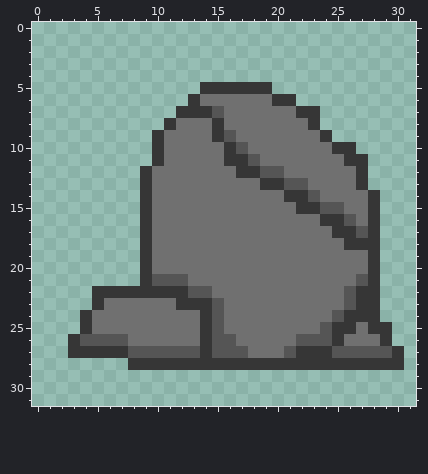
File history of a pixel-art sprite, Proof of Concept/PoC/sprites/spr_rock_node/layers/b274fe1e-532d-4339-9050-ca90fbf64e51/eb353e55-fba6-430d-a3e1-95862c7fd60a.png. Above is the file before it was changed.
The file is 32x32 pixels.
Once edited:
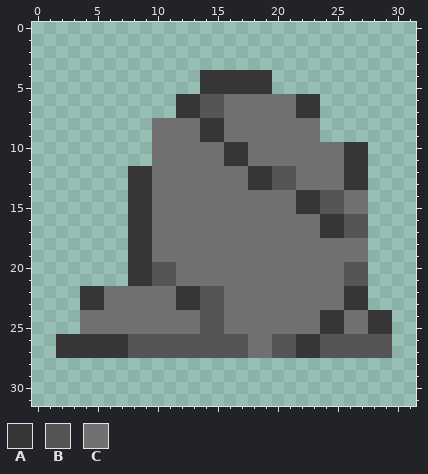
Palette (. is transparent): A #363636  B #555555  C #707070
The edit:
{"y":4,"x":14,"old":"......","new":"AAAAAA"}
{"y":6,"x":12,"old":".","new":"A"}
{"y":6,"x":14,"old":"CC","new":"BB"}
{"y":6,"x":20,"old":"AA..","new":"CCAA"}
{"y":7,"x":14,"old":"A","new":"B"}
{"y":8,"x":10,"old":".A","new":"CC"}
{"y":8,"x":14,"old":"C","new":"A"}
{"y":8,"x":23,"old":"A","new":"C"}
{"y":9,"x":10,"old":"A","new":"C"}
{"y":9,"x":14,"old":"C","new":"A"}
{"y":9,"x":16,"old":"B","new":"C"}
{"y":9,"x":24,"old":"A","new":"."}
{"y":10,"x":10,"old":"A","new":"C"}
{"y":10,"x":17,"old":"B","new":"A"}
{"y":10,"x":25,"old":"A","new":"C"}
{"y":10,"x":27,"old":".","new":"A"}
{"y":11,"x":10,"old":"A","new":"C"}
{"y":11,"x":18,"old":"B","new":"C"}
{"y":12,"x":8,"old":".","new":"A"}
{"y":12,"x":17,"old":"A","new":"C"}
{"y":12,"x":19,"old":"B","new":"A"}
{"y":12,"x":21,"old":"C","new":"B"}
{"y":12,"x":26,"old":"C","new":"A"}
{"y":13,"x":8,"old":".","new":"A"}
{"y":13,"x":18,"old":"C","new":"A"}
{"y":13,"x":20,"old":"A","new":"B"}
{"y":13,"x":22,"old":"B","new":"C"}
{"y":13,"x":26,"old":"C","new":"A"}
{"y":14,"x":8,"old":".","new":"A"}
{"y":14,"x":21,"old":"A","new":"C"}
{"y":14,"x":23,"old":"BCC","new":"ABB"}
{"y":14,"x":28,"old":"A","new":"."}
{"y":15,"x":8,"old":".","new":"A"}
{"y":15,"x":28,"old":"A","new":"."}
{"y":16,"x":8,"old":".","new":"A"}
{"y":16,"x":27,"old":"CA","new":"B."}
{"y":17,"x":8,"old":".","new":"A"}
{"y":17,"x":24,"old":"C","new":"A"}
{"y":17,"x":26,"old":"A","new":"B"}
{"y":17,"x":28,"old":"A","new":"."}
{"y":18,"x":8,"old":".","new":"A"}
{"y":18,"x":26,"old":"AAA","new":"CC."}
{"y":19,"x":8,"old":".","new":"A"}
{"y":19,"x":28,"old":"A","new":"."}
{"y":20,"x":8,"old":".","new":"A"}
{"y":20,"x":10,"old":"CC","new":"BB"}
{"y":20,"x":26,"old":"CCA","new":"BB."}
{"y":21,"x":8,"old":".","new":"A"}
{"y":21,"x":12,"old":"B","new":"C"}
{"y":21,"x":26,"old":"C","new":"B"}
{"y":21,"x":28,"old":"A","new":"."}
{"y":22,"x":4,"old":".","new":"A"}
{"y":22,"x":6,"old":"AAAAAA","new":"CCCCCC"}
{"y":22,"x":13,"old":"B","new":"A"}
{"y":22,"x":15,"old":"C","new":"B"}
{"y":22,"x":26,"old":"B","new":"A"}
{"y":22,"x":28,"old":"A","new":"."}
{"y":23,"x":4,"old":".","new":"A"}
{"y":23,"x":14,"old":"A","new":"B"}
{"y":23,"x":26,"old":"B","new":"A"}
{"y":23,"x":28,"old":"A","new":"."}
{"y":24,"x":4,"old":"A","new":"C"}
{"y":24,"x":14,"old":"A","new":"B"}
{"y":24,"x":24,"old":"CBAA","new":"AACC"}
{"y":24,"x":29,"old":".","new":"A"}
{"y":25,"x":4,"old":"A","new":"C"}
{"y":25,"x":14,"old":"A","new":"B"}
{"y":25,"x":24,"old":"B","new":"A"}
{"y":25,"x":26,"old":"A","new":"C"}
{"y":26,"x":2,"old":".","new":"A"}
{"y":26,"x":4,"old":"BBBBCCCCCCA","new":"AAAABBBBBBB"}
{"y":26,"x":17,"old":"C","new":"B"}
{"y":26,"x":20,"old":"CCBB","new":"BBAA"}
{"y":26,"x":25,"old":"ACCCA","new":"BBBBB"}
{"y":27,"x":2,"old":".","new":"A"}
{"y":27,"x":14,"old":"A","new":"B"}
{"y":27,"x":20,"old":"C","new":"B"}
{"y":27,"x":24,"old":"A","new":"B"}
{"y":27,"x":30,"old":"A","new":"."}
{"y":28,"x":8,"old":"AAAAAAAAAAAAAAAAAAAAAAA","new":"......................."}
